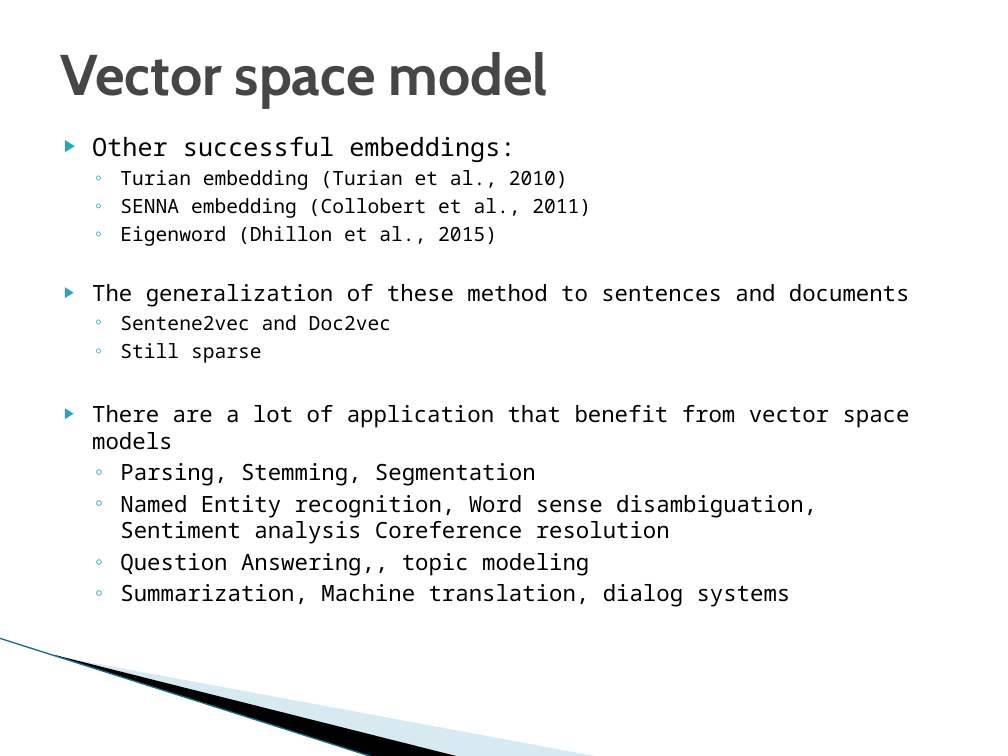
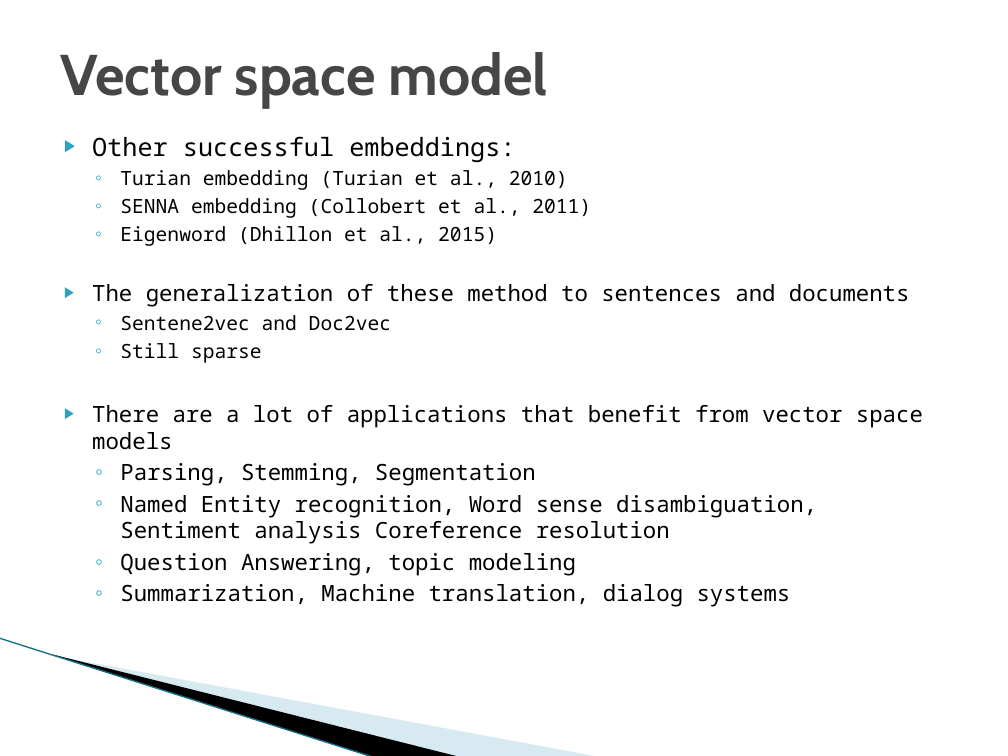
Before and after one commit to DU-ComputerVisionLab/Natural_Langauge_Processing, a slide deck: slide 36 of NLP_in_general.pptx (slide 32 before the commit). Drawn at 1008x756 pixels with LibreOffice and Linux fonts; fonts in the diff are those of the drawing; background and template pictures are left out. Boxes give left, top, right and bottom in pixels: in the first picture for what was removed or moved away, otherwise in the second. Text is boxed around its words. In the diff, an @@ line names an element or a change of style, - is before the commit and + after.

```diff
--- a/NLP_in_general.pptx
+++ b/NLP_in_general.pptx
@@ text at <box>92,405,923,450</box>: text changed @@
-▶ There are a lot of application that benefit from vector space models
+▶ There are a lot of applications that benefit from vector space models
@@ text at <box>120,553,576,575</box>: text changed @@
-  ◦ Question Answering,, topic modeling
+  ◦ Question Answering, topic modeling
```
Also in this commit, not shown: 8 other slides changed, 6 slides added, 4 slides removed.
